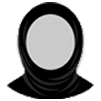
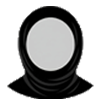
Layers edited between the first and the second (101, 101) image:
painted on "Layer 3" over [7, 2, 94, 99]
hid "Layer 2" over [7, 2, 94, 99]
